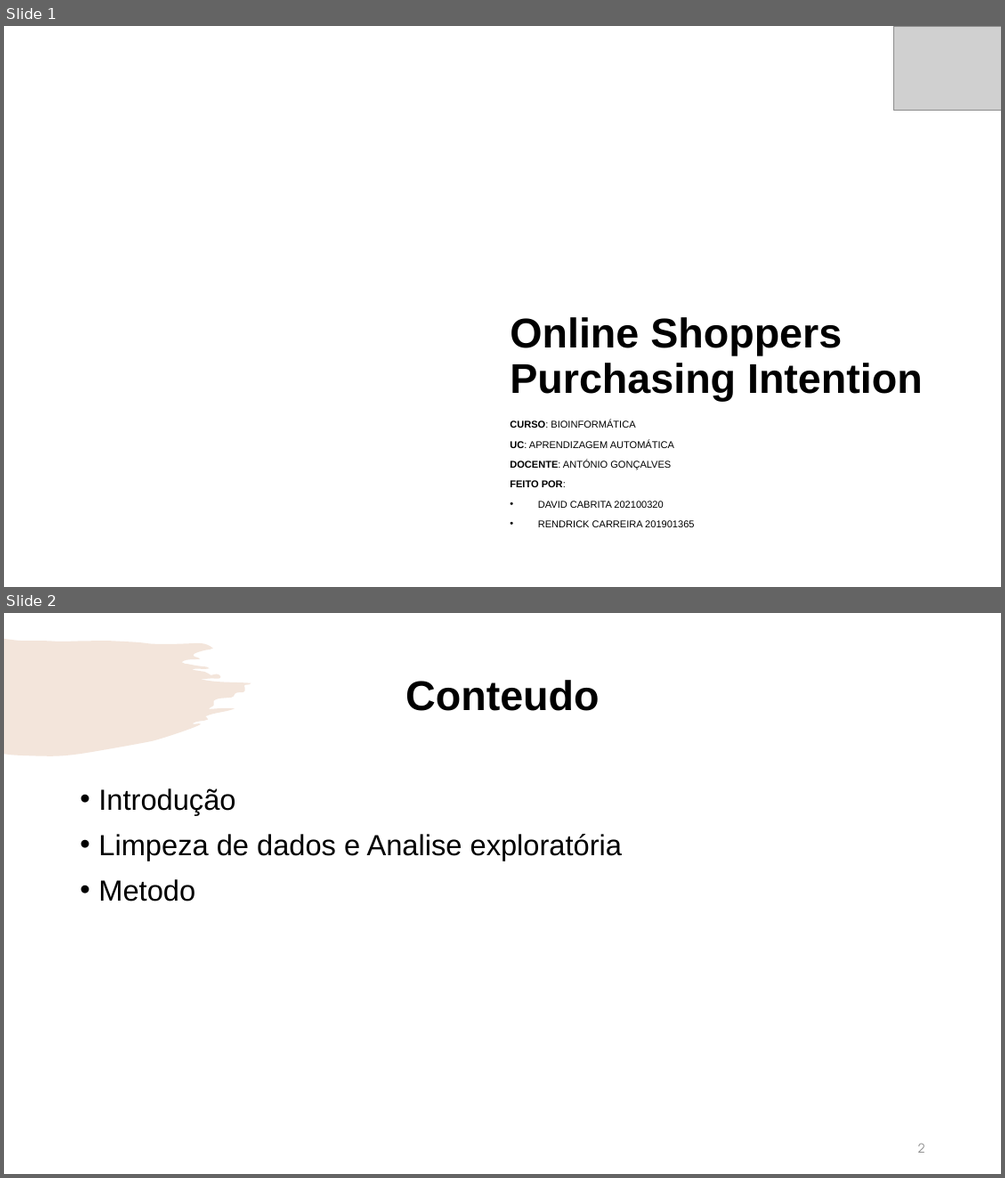
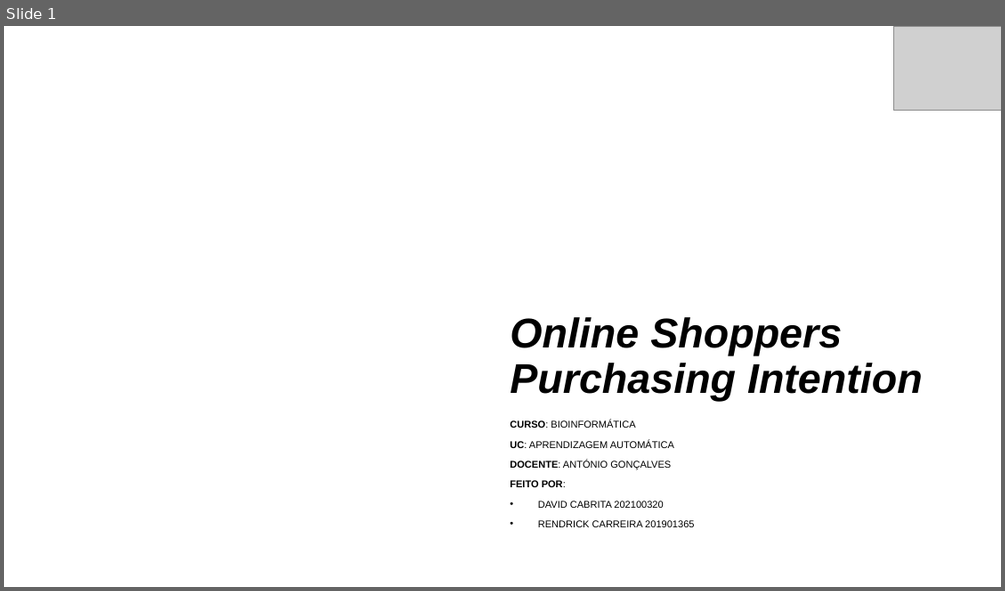
Before and after one commit to Rendrick27/Online_Shoppers_Purchasing, a slide deck: Main/Machine Learning.pptx. Shown one above the other, each under a label of ours: slides 1 and 2 before the commit, slide 1 after it. The pictures are 1005x1178 and 1005x591 pixels, drawn with LibreOffice and Linux fonts; fonts in the diff are those of the drawing; grey boxes stand for pictures; background and template pictures are left out. Boxes give left, top, right and bottom in pixels: in the first picture for what was removed or moved away, otherwise in the second. Text is boxed around its words. In the diff, an @@ line names an element or a change of style, - is before the commit and + after.

```diff
--- a/Main/Machine Learning.pptx
+++ b/Main/Machine Learning.pptx
@@ slide 2 removed at box(4, 613, 1001, 1174), background #FFFFFF @@
@@ freeform shape removed at box(4, 639, 251, 755) @@
@@ title removed at box(405, 680, 599, 711) @@
-Conteudo
@@ text removed at box(98, 788, 623, 901) @@
-• Introdução
-• Limpeza de dados e Analise exploratória
-• Metodo
@@ page number removed at box(918, 1143, 925, 1152) @@
-2
@@ slide 1 changed as well @@
@@ title "Online Shoppers Purchasing Intention" at box(510, 317, 922, 401): italic on @@
```
Also in this commit, not shown: 2 other slides changed, 10 slides added, 5 other slides removed, 1 other file.
